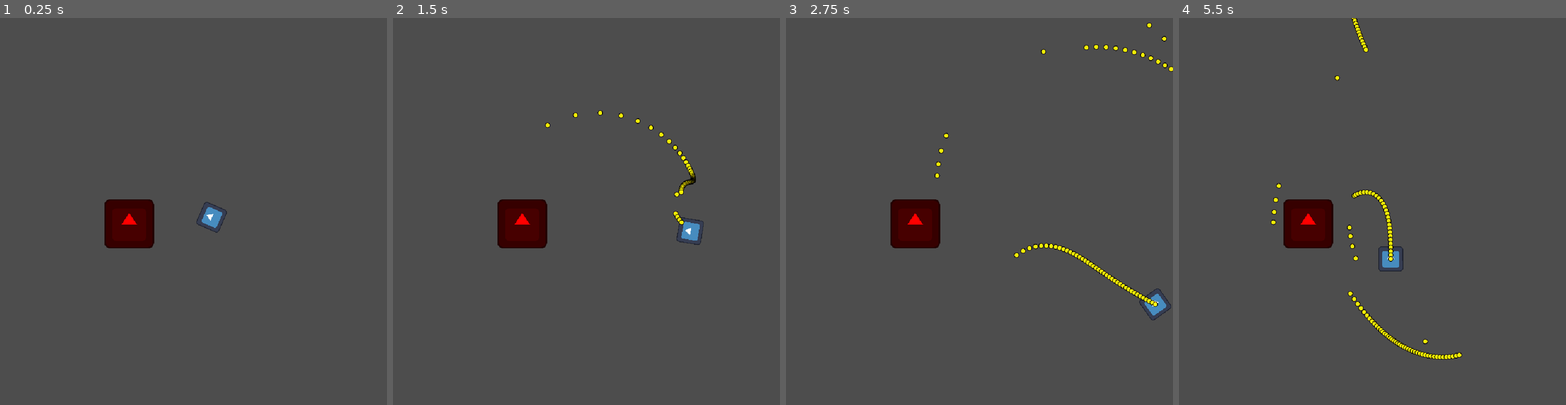
Above: before the commit, frames 1-4 (left to right).
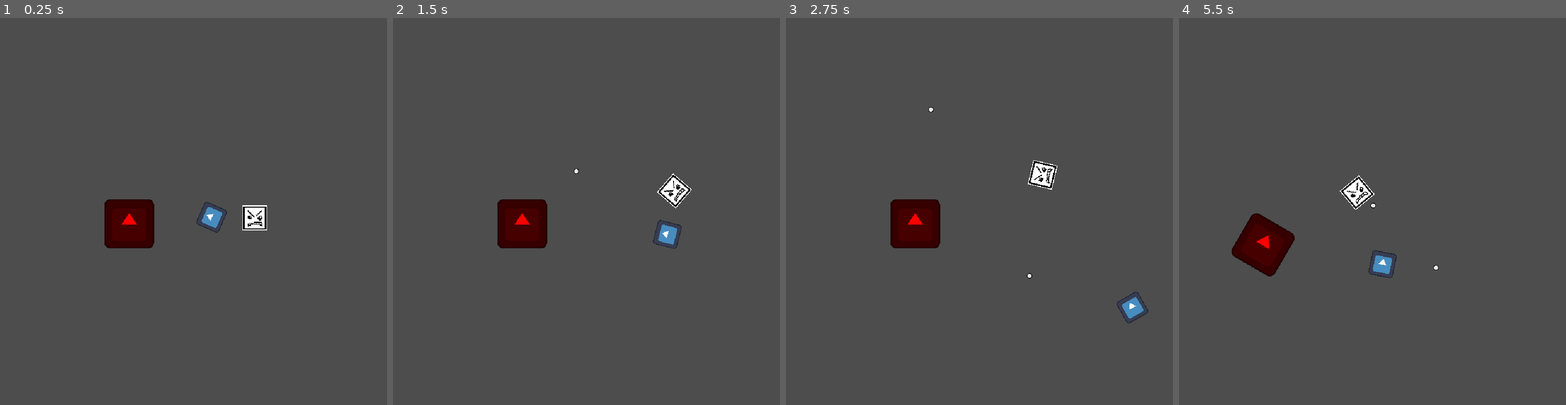
Above: after the commit, the same moments.

Repository: gabriel-fondato/game-07
Game: Godot game, scene res://scenes/in_game.tscn
Same seed, same stepped clock (60 frames per second), same inputs: the game is played once before the commit and once after it. The engine's default icon, where the game draws it, is replaced by a stand-in: a white triangle on a blue panel in a dark square.
Inputs (mouse positions are in pixels of both pictures, inside the frame that each line leads up to):
- Up to frame 1 (0.25 s): no input
- Up to frame 2 (1.5 s): move the mouse to (671, 192) at 0.52 s; press the mouse at (671, 192) at 0.53 s; hold D (right) 0.53-1.28 s; move the mouse to (509, 230) at 1.27 s; release the mouse at (509, 230) at 1.28 s; hold S (down) from 1.28 s (still down); click (509, 230) at 1.35 s
- Up to frame 3 (2.75 s): move the mouse to (1018, 126) at 2.02 s; release S (down) at 2.03 s; press the mouse at (1018, 126) at 2.03 s; hold D (right) from 2.03 s (still down)
- Up to frame 4 (5.5 s): move the mouse to (1353, 288) at 2.77 s; release D (right) at 2.78 s; release the mouse at (1353, 288) at 2.78 s; hold W (up) 2.78-3.53 s; click (1353, 288) at 2.85 s; move the mouse to (1488, 269) at 3.52 s; press the mouse at (1488, 269) at 3.53 s; hold A (left) 3.53-5.03 s; move the mouse to (1256, 153) at 4.27 s; release the mouse at (1256, 153) at 4.28 s; click (1256, 153) at 4.35 s; move the mouse to (1391, 211) at 5.02 s; press the mouse at (1391, 211) at 5.03 s; hold S (down) from 5.03 s (still down)

The runs differ from the first frame. In frame 1, 0.4% of the frame differs, in the area x 62-69%, y 48-55%; in frame 2, 1.2%; in frame 3, 1.6%; in frame 4, 4.7%, in the area x 13-74%, y 0-89%.

Commit message:
not even sure

Diff:
--- a/enemies/default.tres
+++ b/enemies/default.tres
@@ -6,5 +6,6 @@
 [resource]
 script = ExtResource("1_8wvg5")
 name = "default enemy"
+speed = 300
 sprite = ExtResource("2_u734w")
 metadata/_custom_type_script = "uid://b2janlsftneex"
--- a/entities/player.tscn
+++ b/entities/player.tscn
@@ -21,3 +21,8 @@
 [node name="Sprite2D" type="Sprite2D" parent="." unique_id=1929989127]
 scale = Vector2(0.5, 0.5)
 texture = ExtResource("1_merdl")
+
+[node name="weaponCooldownTimer" type="Timer" parent="." unique_id=117702191]
+one_shot = true
+
+[connection signal="timeout" from="weaponCooldownTimer" to="." method="_on_weapon_cooldown_timer_timeout"]
--- a/project.godot
+++ b/project.godot
@@ -52,6 +52,7 @@
 fire1={
 "deadzone": 0.2,
 "events": [Object(InputEventMouseButton,"resource_local_to_scene":false,"resource_name":"","device":-1,"window_id":0,"a …(258 unchanged characters)…
+, Object(InputEventKey,"resource_local_to_scene":false,"resource_name":"","device":-1,"window_id":0,"alt_pressed":false,"shift_pressed":false,"ctrl_pressed":false,"meta_pressed":false,"pressed":false,"keycode":0,"physical_keycode":32,"key_label":0,"unicode":32,"location":0,"echo":false,"script":null)
 ]
 }
 fire2={
--- a/projectiles/default.tres
+++ b/projectiles/default.tres
@@ -7,6 +7,7 @@
 script = ExtResource("1_dabsp")
 name = "default projectile"
 speed = 150.0
+damage = 1
 lifetime = 3.0
 sprite_texture = ExtResource("2_reqi0")
 enemyBounceChance = null
--- a/resources/enemyResource.gd
+++ b/resources/enemyResource.gd
@@ -3,6 +3,7 @@
 
 @export var name: = "enemy"
 @export var speed: int = 200
+@export var maxAceleration: int = 100
 @export var health: int = 100
 @export var sprite: Texture2D
 @export var rangeToFollowPlayer: int = 0
--- a/scenes/in_game.tscn
+++ b/scenes/in_game.tscn
@@ -8,6 +8,7 @@
 [ext_resource type="Resource" uid="uid://bv1dequg6u4km" path="res://projectiles/tier3.tres" id="7_6nh0b"]
 [ext_resource type="PackedScene" uid="uid://jqxydopxu2fc" path="res://entities/enemySpawner.tscn" id="7_r6ttu"]
 [ext_resource type="PackedScene" uid="uid://er1bm6nlw1al" path="res://entities/enemy.tscn" id="8_r6ttu"]
+[ext_resource type="Resource" uid="uid://cjp8hyu2jmnbk" path="res://enemies/default.tres" id="9_lohkw"]
 
 [node name="inGame" type="Node2D" unique_id=918992950]
 
@@ -22,3 +23,7 @@
 
 [node name="enemySpawner" parent="." unique_id=2057447479 instance=ExtResource("7_r6ttu")]
 enemyScene = ExtResource("8_r6ttu")
+
+[node name="Enemy" parent="." unique_id=818896511 instance=ExtResource("8_r6ttu")]
+position = Vector2(167, 18)
+data = ExtResource("9_lohkw")
--- a/scripts/enemy.gd
+++ b/scripts/enemy.gd
@@ -1,12 +1,28 @@
 extends RigidBody2D
 
-var data: EnemyData
-var direction: = Vector2.LEFT
+@export var data: EnemyData
+var direction: = Vector2.RIGHT
 var velocity
+var shouldMove:= true
 
 @onready var sprite: Sprite2D = $sprite
 
 func _ready() -> void:
+	pass
+#	sprite.texture = data.sprite_texture
 
-	velocity = direction.normalized() * data.speed
-	sprite.texture = data.sprite_texture
+func _physics_process(delta: float) -> void:
+	_checkIfIsOnCenter()
+	if (shouldMove):
+		_move()
+
+func _move() -> void:
+	direction = -position - Vector2.ZERO
+	print("linear velocity: ", linear_velocity)
+	if (linear_velocity.x < data.maxAceleration or linear_velocity.y < data.maxAceleration):
+		apply_central_force(direction.normalized() * data.speed)
+	else:
+		apply_central_force(-linear_velocity.normalized())
+
+func _checkIfIsOnCenter() -> void:
+	print(position)
--- a/scripts/enemy_spawner.gd
+++ b/scripts/enemy_spawner.gd
@@ -5,3 +5,9 @@
 @export var spawnFromOutsideOfTheScreen: bool = true
 @export_range(0,30) var cooldownTime
 @export var enemyAmount: int = 3
+
+func _ready() -> void:
+	pass
+
+func _spawnEnemy() -> void:
+	var current_enemy:= enemyScene
--- a/scripts/player.gd
+++ b/scripts/player.gd
@@ -7,14 +7,15 @@
 @export var player_should_move := true
 @export var projectileScene : PackedScene
 @export var projectileTypes: Array[ProjectileData]
-var currentProjectile := 1
+var currentProjectile := 0
 var ammountOfAvaliableProjectiles := 3
+var canShoot := true
 
 func _physics_process(delta: float) -> void:
 	_move_player(delta)
 	_rotate_player(delta)
 	_push_objects()
-	_projectile_switcher()
+#	_projectile_switcher()
 	_check_fireButton()
 
 func _move_player(delta: float) -> void:
@@ -42,6 +43,8 @@
 	proj.direction = Vector2.UP.rotated(rotation)
 	proj.global_position = global_position
 	get_tree().current_scene.add_child(proj)
+	canShoot = false
+	$weaponCooldownTimer.start(proj.data.cooldown)
 
 func _projectile_switcher() -> void:
 	ammountOfAvaliableProjectiles = projectileTypes.size()
@@ -55,5 +58,9 @@
 			currentProjectile = ammountOfAvaliableProjectiles - 1
 
 func _check_fireButton() -> void:
-	if Input.is_action_pressed("fire1"):
+	if Input.is_action_pressed("fire1") and canShoot:
 		shoot()
+
+
+func _on_weapon_cooldown_timer_timeout() -> void:
+	canShoot = true
